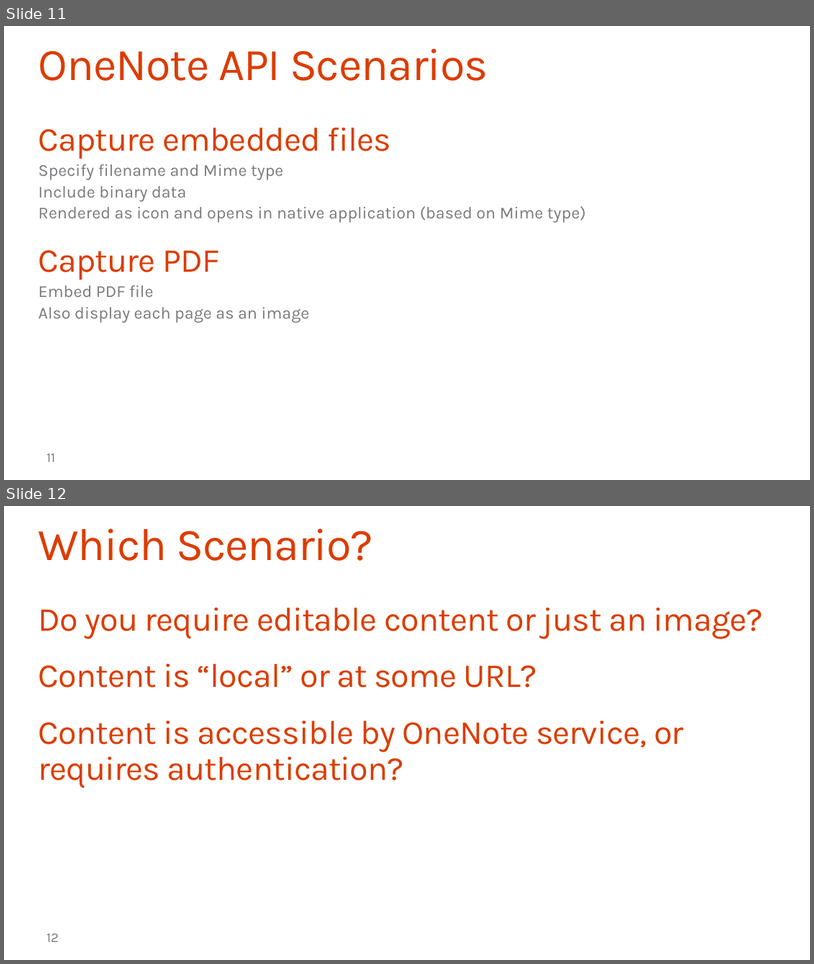
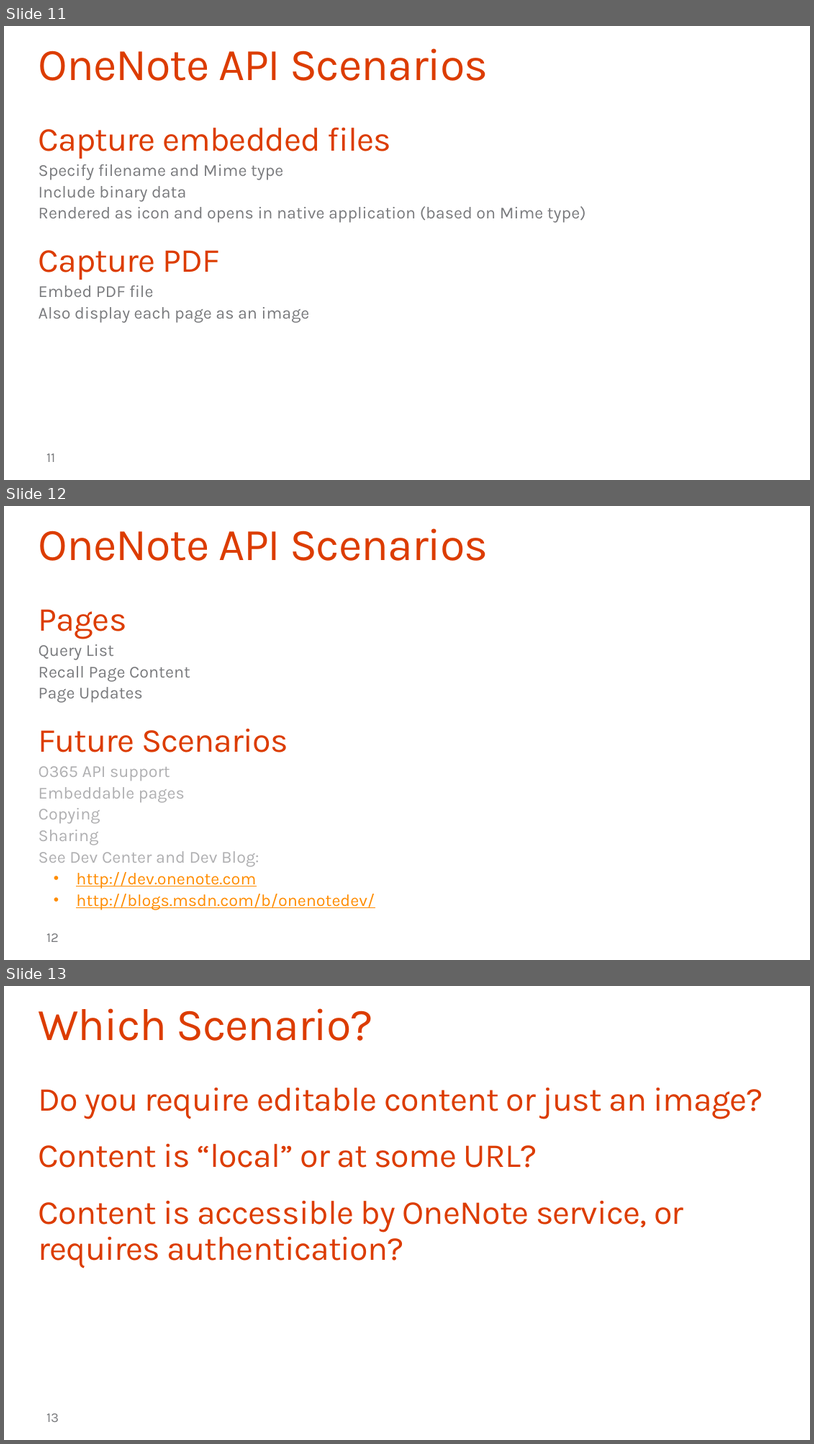
Before and after one commit to OfficeDev/TrainingContent, a slide deck: O3653-7 Deep Dive into the Office 365 APIs for OneNote services/O3653-7 Deep Dive into the Office 365 APIs for OneNote services.pptx. Shown one above the other, each under a label of ours: slides 11 and 12 before the commit, slides 11, 12 and 13 after it. The pictures are 814x964 and 814x1444 pixels, drawn with LibreOffice and Linux fonts; fonts in the diff are those of the drawing; background and template pictures are left out. Boxes give left, top, right and bottom in pixels: in the first picture for what was removed or moved away, otherwise in the second. Text is boxed around its words. In the diff, an @@ line names an element or a change of style, - is before the commit and + after.

```diff
--- a/O3653-7 Deep Dive into the Office 365 APIs for OneNote services/O3653-7 Deep Dive into the Office 365 APIs for OneNote services.pptx
+++ b/O3653-7 Deep Dive into the Office 365 APIs for OneNote services/O3653-7 Deep Dive into the Office 365 APIs for OneNote services.pptx
@@ slide 12 added at [4, 506, 810, 960], background #FFFFFF @@
@@ title added at [39, 528, 489, 561], 54 pt, text #DC3C00 @@
+OneNote API Scenarios
@@ text added at [39, 609, 375, 909], 20 pt, text #AFAFB1 @@
+Pages
+  Query List
+  Recall Page Content
+  Page Updates
+Future Scenarios
+  O365 API support
+  Embeddable pages
+  Copying
+  Sharing
+  See Dev Center and Dev Blog:
+    • http://dev.onenote.com
+    • http://blogs.msdn.com/b/onenotedev/
@@ page number added at [46, 933, 59, 942], 16 pt, text #797A7D @@
+12
@@ what was slide 12 is now slide 13 @@
@@ page number at [46, 1413, 59, 1422]: text changed @@
-12
+13
```
Also in this commit, not shown: 7 slides changed.
